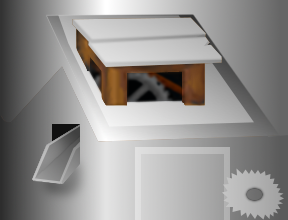
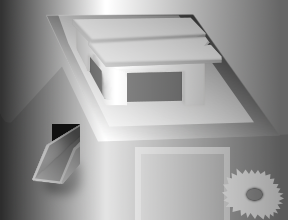
The second w=288, h=220 image is a revision of the first. Changes to its layers:
removed layer "roof2_template" over (x1=72, y1=17, x2=222, y2=67)
removed layer "scaled-Kopie#1" over (x1=76, y1=23, x2=205, y2=106)
removed layer "body2_template-Kopie" over (x1=76, y1=23, x2=205, y2=106)
added layer "base-Kopie#2" above "gearbox" over (x1=76, y1=23, x2=205, y2=106)
removed layer "scaled-Kopie#3" over (x1=86, y1=48, x2=190, y2=104)
added layer "base-Kopie#1" above "ramp_edge" over (x1=76, y1=23, x2=205, y2=106)
removed layer "roof#2" over (x1=1, y1=46, x2=278, y2=142)
painted on "body_darkness" over (x1=0, y1=17, x2=288, y2=142)
hid "body_template" over (x1=12, y1=66, x2=264, y2=142)
